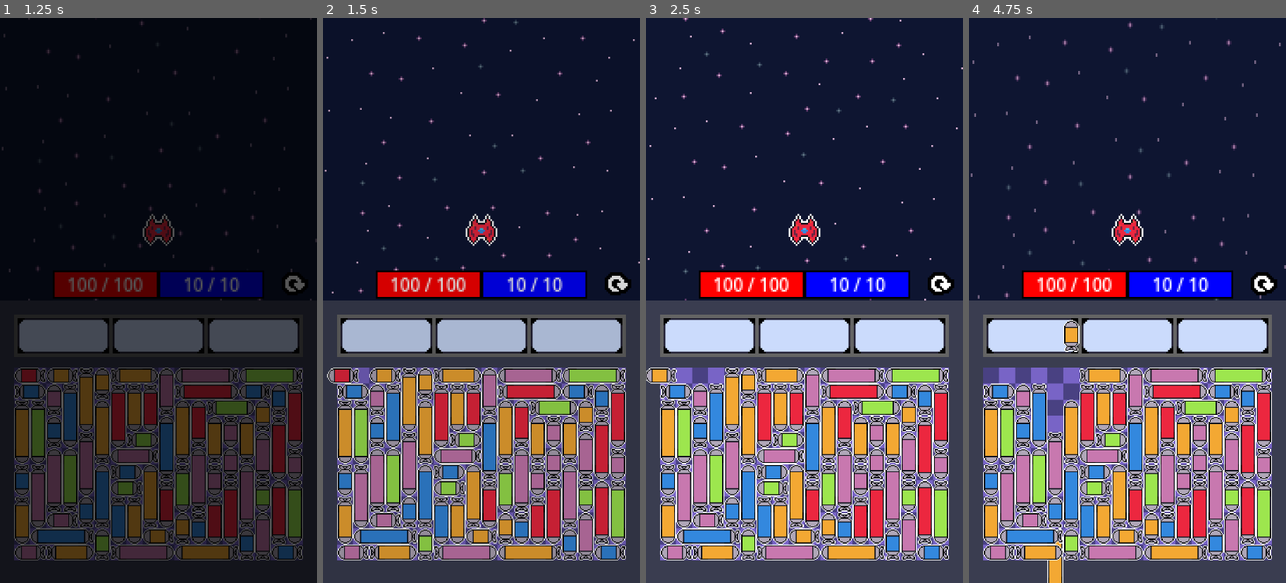
Above: before the commit, frames 1-4 (left to right).
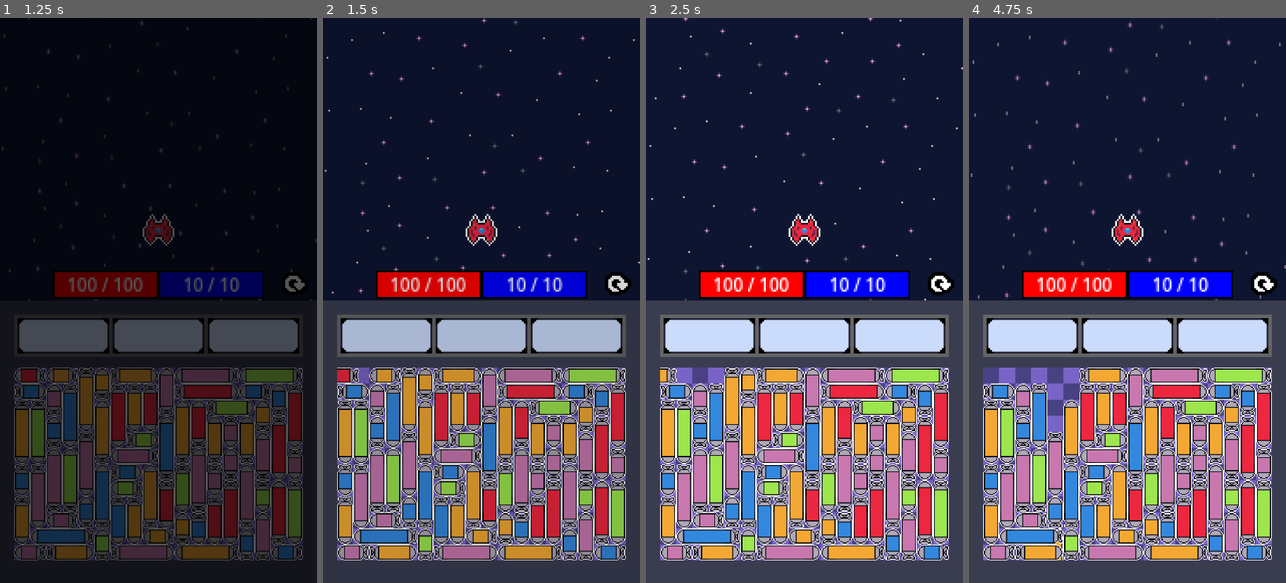
Above: after the commit, the same moments.

Repository: ZoNaDak/GalaxyPuzzleShooter_ProtoType
Game: Godot game, scene res://game/scenes/title/title_scene.tscn
Same seed, same stepped clock (60 frames per second), same inputs: the game is played once before the commit and once after it.
Inputs (mouse positions are in pixels of both pictures, inside the frame that each line leads up to):
- Up to frame 1 (1.25 s): click "Game Start" at 0.5 s
- Up to frame 2 (1.5 s): move the mouse to (354, 373) at 1.27 s; click (354, 373) at 1.42 s
- Up to frame 3 (2.5 s): move the mouse to (709, 373) at 2.02 s; click (709, 373) at 2.17 s
- Up to frame 4 (4.75 s): click (1263, 283) at 2.75 s; move the mouse to (1054, 402) at 3.52 s; click (1054, 402) at 3.67 s; move the mouse to (1070, 385) at 4.27 s; click (1070, 385) at 4.42 s

Frame 1 is identical in both runs. In frame 2, less than 0.1% of the frame differs, in the area x 1-5%, y 61-65%; in frame 3, 0.1%; in frame 4, 0.5%, in the area x 24-35%, y 53-100%.

Commit message:
Add MissilePuzzlePiece move_for_equip

Diff:
--- a/wool-galaxy-proto/game/data/missile_data.gd
+++ b/wool-galaxy-proto/game/data/missile_data.gd
@@ -29,6 +29,12 @@
 
 func get_my_sprite_path() -> String:
 	return get_sprite_path(color, size)
+
+func get_my_grid_length() -> int:
+	return get_missile_grid_length(size)
+
+func get_my_real_length() -> float:
+	return get_missile_real_length(size)
 
 #endregion
 
@@ -64,6 +70,21 @@
 		_:
 			return "m"
 
+static func get_missile_grid_length(missile_size: Enums.MissileSizeType) -> int:
+	match missile_size:
+		Enums.MissileSizeType.SMALL:
+			return 2
+		Enums.MissileSizeType.MEDIUM:
+			return 3
+		Enums.MissileSizeType.LARGE:
+			return 4
+		_:
+			return 1
+
+static func get_missile_real_length(missile_size: Enums.MissileSizeType) -> float:
+	var grid_length := get_missile_grid_length(missile_size)
+	return grid_length * Consts.MISSILE_PUZZLE_BOARD_CELL_SIZE
+
 static func _get_init_amount(size_type: Enums.MissileSizeType) -> int:
 	match size_type:
 		Enums.MissileSizeType.SMALL:
--- a/wool-galaxy-proto/game/scenes/main/main_scene.tscn
+++ b/wool-galaxy-proto/game/scenes/main/main_scene.tscn
@@ -8,6 +8,7 @@
 [ext_resource type="PackedScene" uid="uid://lnqpbeq7glha" path="res://game/characters/player/player.tscn" id="3_poqg5"]
 [ext_resource type="PackedScene" uid="uid://bq76q3cjshmr0" path="res://game/ui/player_ui.tscn" id="4_i3qem"]
 [ext_resource type="Texture2D" uid="uid://ck6hx5yqbhiai" path="res://assets/art/UI/Icon/reset.png" id="4_mgx4w"]
+[ext_resource type="PackedScene" uid="uid://pkqx1hawwdqv" path="res://game/ui/missile_puzzle/missile_puzzle_pieces/missile_puzzle_piece.tscn" id="9_by1y7"]
 
 [sub_resource type="StyleBoxTexture" id="StyleBoxTexture_mgx4w"]
 
@@ -165,3 +166,4 @@
 layout_mode = 2
 size_flags_horizontal = 3
 size_flags_vertical = 3
+_missilePuzzlePieceScene = ExtResource("9_by1y7")
--- a/wool-galaxy-proto/game/ui/missile_puzzle/missile_puzzle_board/missile_puzzle_board.gd
+++ b/wool-galaxy-proto/game/ui/missile_puzzle/missile_puzzle_board/missile_puzzle_board.gd
@@ -12,12 +12,11 @@
 const MAX_BACKTRACK_COUNT := 10000
 const MAX_RETRY_COUNT := 100
 
-const MissilePuzzlePieceScene = preload("res://game/ui/missile_puzzle/missile_puzzle_pieces/missile_puzzle_piece.tscn")
-
 #endregion
 
 #region Variables
 
+@export var _missilePuzzlePieceScene : PackedScene
 @export var _layout: Control
 @export var _missile_parent: Control
 
@@ -207,11 +206,11 @@
 	return cells
 
 func _spawn_missile_piece(missile_data: MissileData):
-	var missile = MissilePuzzlePieceScene.instantiate()
+	var missile = _missilePuzzlePieceScene.instantiate()
 	missile.name = "Missile_%s_%s" % [missile_data.grid_pos, missile.get_instance_id()]
 	_missile_parent.add_child(missile)
 
-	missile.initialize(missile_data)
+	missile.initialize(missile_data, get_is_missile_exited_board)
 
 	for cell in missile.get_my_grid_cells():
 		grid[cell.y][cell.x] = missile.get_instance_id()
@@ -220,4 +219,29 @@
 
 #endregion
 
-#endregion
+#region Check Board
+
+func get_is_missile_exited_board(missile_piece : MissilePuzzlePiece) -> bool:
+	var pos := missile_piece.position
+	var offset := missile_piece.pivot_offset
+	var missile_length := missile_piece.get_missile_real_length()
+	var direction := missile_piece.missile_data.direction
+
+	var result := false
+	match direction:
+		Enums.Direction4Way.LEFT:
+			result =  pos.x + (offset.x + missile_length) < 0
+		Enums.Direction4Way.RIGHT:
+			result =  pos.x - offset.x > BASE_SIZE.x
+		Enums.Direction4Way.UP:
+			result =  pos.y + (offset.y + missile_length) < 0
+		Enums.Direction4Way.DOWN:
+			result =  pos.y + offset.y - missile_length > BASE_SIZE.y
+		_:
+			result =  false
+
+	return result
+
+#endregion
+
+#endregion
--- a/wool-galaxy-proto/game/ui/missile_puzzle/missile_puzzle_board/missile_puzzle_board.tscn
+++ b/wool-galaxy-proto/game/ui/missile_puzzle/missile_puzzle_board/missile_puzzle_board.tscn
@@ -11,6 +11,7 @@
 _missile_parent = NodePath("Layout/Missiles")
 
 [node name="Layout" type="Control" parent="."]
+clip_contents = true
 layout_mode = 1
 anchors_preset = 0
 offset_right = 576.0
--- a/wool-galaxy-proto/game/ui/missile_puzzle/missile_puzzle_pieces/missile_puzzle_piece.gd
+++ b/wool-galaxy-proto/game/ui/missile_puzzle/missile_puzzle_pieces/missile_puzzle_piece.gd
@@ -7,12 +7,9 @@
 	IDLE,
 	MOVE_FOR_EQUIP,
 	RETURN_TO_ORIGIN,
+	WAIT_EXIT,
+	EXITED_BOARD,
 }
-
-#region Signals
-
-
-#endregion
 
 #region Consts
 
@@ -35,19 +32,27 @@
 
 var _state: MoveState
 
+#region Callable
+
+var _check_exited_board_callable: Callable
+
+#endregion
+
 #endregion
 
 #region Lifecycle
 
 func _ready():
 	if DebugUtils.try_center_if_root(self):
-		initialize(missile_data, true)
-
-func initialize(data: MissileData, is_root: bool = false):
+		initialize(missile_data, Callable(), true)
+
+func initialize(data: MissileData, check_exited_board_callable: Callable,
+	is_root: bool = false) -> void:
 	if _is_initialized:
 		return
 
 	missile_data = data
+	_check_exited_board_callable = check_exited_board_callable
 
 	_setup_size()
 	_load_sprite()
@@ -55,7 +60,8 @@
 	if not is_root:
 		position = Vector2(
 			missile_data.grid_pos.x * Consts.MISSILE_PUZZLE_BOARD_CELL_SIZE,
-			missile_data.grid_pos.y * Consts.MISSILE_PUZZLE_BOARD_CELL_SIZE) + _get_grid_pos_offset()
+			missile_data.grid_pos.y * Consts.MISSILE_PUZZLE_BOARD_CELL_SIZE) \
+			 + _get_grid_pos_offset()
 
 	_state = MoveState.IDLE
 
@@ -72,13 +78,21 @@
 		MoveState.MOVE_FOR_EQUIP:
 			move_for_equip(delta)
 		MoveState.RETURN_TO_ORIGIN:
-			move_for_equip(delta)
+			move_to_origin(delta)
+		MoveState.WAIT_EXIT:
+			wait_leave(delta)
+		MoveState.EXITED_BOARD:
+			pass
 
 #endregion
 
 #region Event Methods
 
 func _gui_input(event: InputEvent) -> void:
+	if _state != MoveState.IDLE \
+		or _check_exited_board_callable.is_null():
+		return
+
 	if event is InputEventMouseButton and event.pressed \
 		and event.button_index == MOUSE_BUTTON_LEFT:
 		setup_for_move()
@@ -140,7 +154,7 @@
 	missile_size: Enums.MissileSizeType, direction: Enums.Direction4Way) -> bool:
 	var min_pos := grid_pos
 	var max_pos := grid_pos
-	var length := _get_missile_length(missile_size)
+	var length := MissileData.get_missile_grid_length(missile_size)
 
 	if (direction == Enums.Direction4Way.LEFT
 		or direction == Enums.Direction4Way.RIGHT):
@@ -151,17 +165,6 @@
 
 	return (min_pos.x >= 0 and max_pos.x < grid_size.x
 		and min_pos.y >= 0 and max_pos.y < grid_size.y)
-
-static func _get_missile_length(missile_size: Enums.MissileSizeType) -> int:
-	match missile_size:
-		Enums.MissileSizeType.SMALL:
-			return 2
-		Enums.MissileSizeType.MEDIUM:
-			return 3
-		Enums.MissileSizeType.LARGE:
-			return 4
-		_:
-			return 1
 
 func get_my_grid_cells() -> Array[Vector2i]:
 	return get_grid_cells(Vector2i(Consts.MISSILE_PUZZLE_BOARD_GRID_WIDTH, Consts.MISSILE_PUZZLE_BOARD_GRID_HEIGHT),
@@ -184,7 +187,7 @@
 		_:
 			offset = Vector2i.ZERO
 
-	var length := _get_missile_length(missile_size)
+	var length := MissileData.get_missile_grid_length(missile_size)
 
 	for i in length:
 		var pos = grid_pos + offset * i
@@ -195,6 +198,9 @@
 
 	return result
 
+func get_missile_real_length() -> float:
+	return missile_data.get_my_real_length() / scale.x
+
 #endregion
 
 #region Move
@@ -205,8 +211,16 @@
 func move_for_equip(delta: float) -> void:
 	var move_vector := EnumUtils.direction_to_vector(missile_data.direction)
 	position += move_vector * MISSILE_CONFIG.move_speed * delta
-
-
-#endregion
-
-#endregion
+	if(_check_exited_board_callable.call(self)):
+		_state = MoveState.WAIT_EXIT
+
+func move_to_origin(delta: float) -> void:
+	pass
+
+func wait_leave(delta: float) -> void:
+	_state = MoveState.EXITED_BOARD
+	LogManager.info("Missile Exited Board: %s" % missile_data.grid_pos, "MissilePuzzlePiece")
+
+#endregion
+
+#endregion
Not shown: 1 places in wool-galaxy-proto/game/scenes/main/main_scene.tscn that only renumber resources
